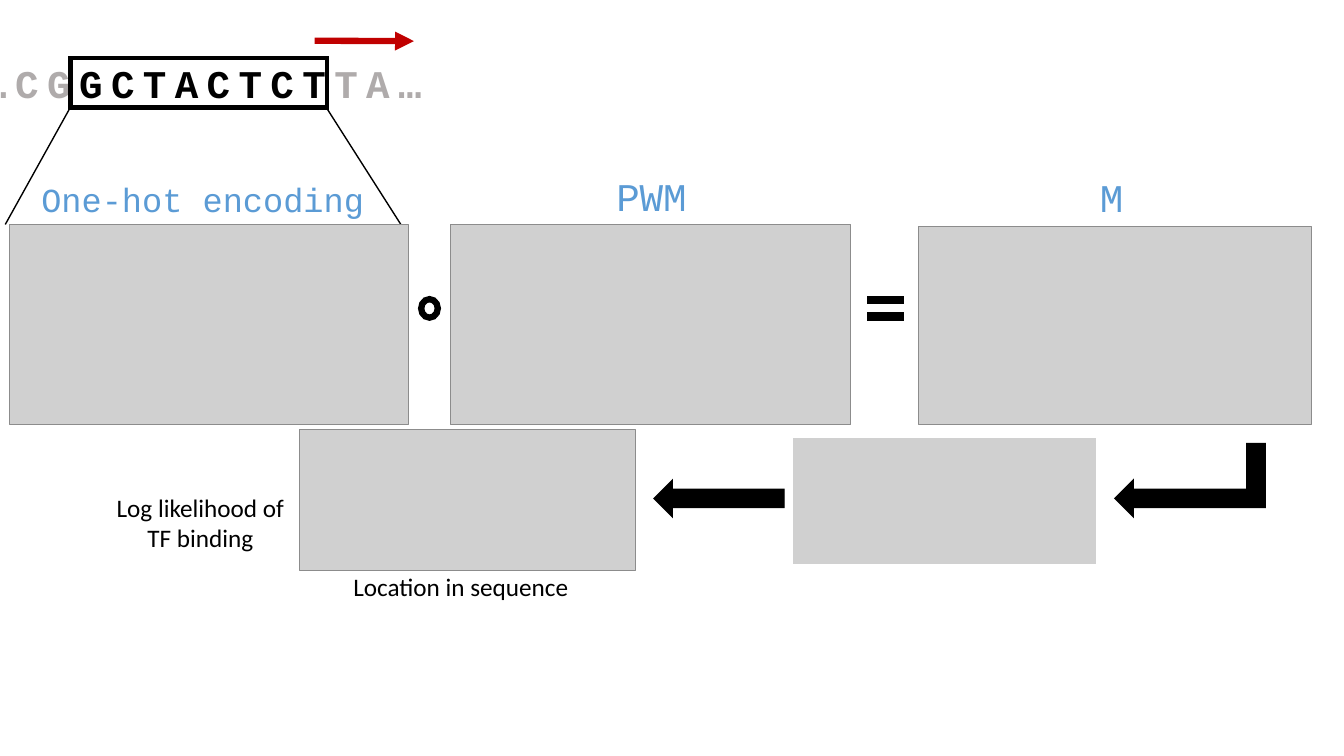
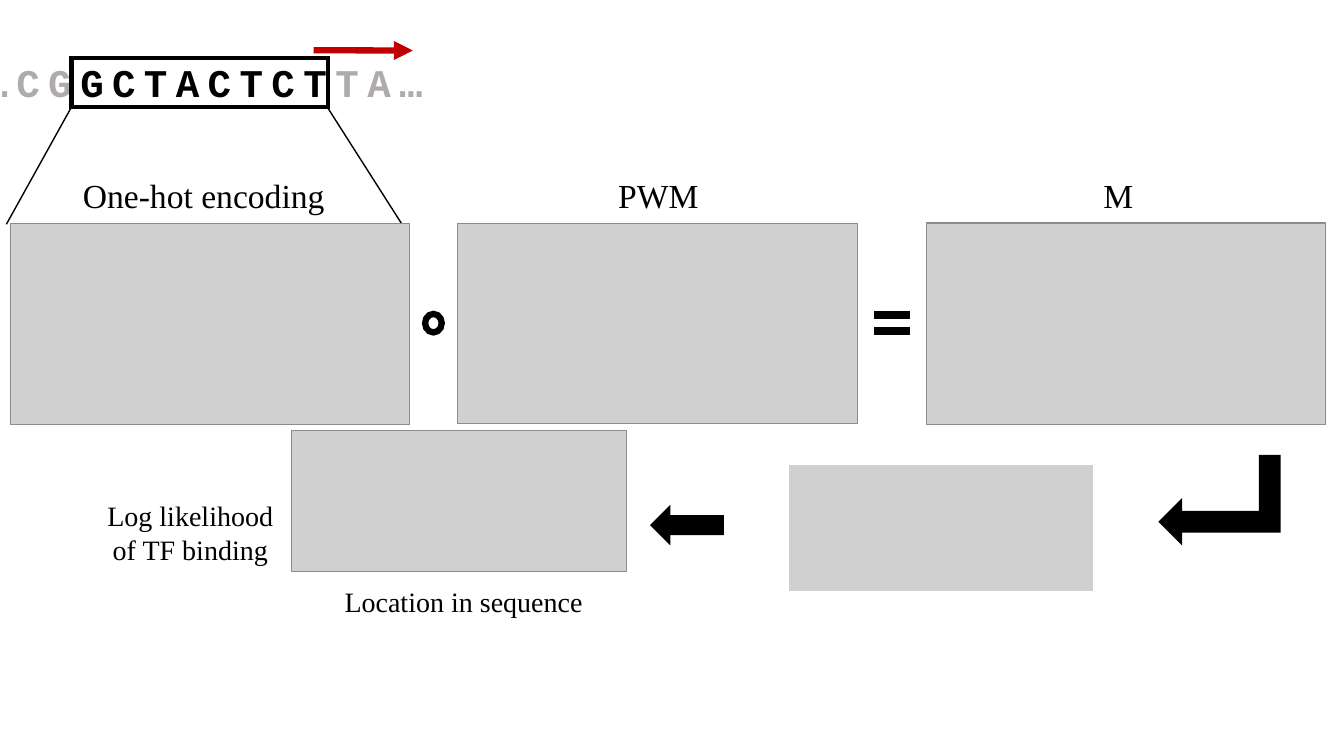
Before and after one commit to David-Taub/HOP-HMM, a slide deck: slide 5 of Help/Figures2.pptx (slide 6 before the commit). Drawn at 1344x756 pixels with LibreOffice and Linux fonts; fonts in the diff are those of the drawing; grey boxes stand for pictures. Boxes give left, top, right and bottom in pixels: in the first picture for what was removed or moved away, otherwise in the second. Text is boxed around its words. In the diff, an @@ line names an element or a change of style, - is before the commit and + after.

```diff
--- a/Help/Figures2.pptx
+++ b/Help/Figures2.pptx
@@ arrow moved from (315, 40) - (414, 41) to (314, 50) - (413, 50) @@
@@ text "One-hot encoding" at (83, 184, 324, 215): font Courier New to Times New Roman, text colour #5B9BD5 to #000000 @@
@@ text "PWM" at (618, 186, 698, 209): size 28 to 24 pt, font Courier New to Times New Roman, text colour #5B9BD5 to #000000 @@
@@ text "M" at (1103, 186, 1133, 208): size 28 to 24 pt, font Courier New to Times New Roman, text colour #5B9BD5 to #000000 @@
@@ picture: place and size @@
-picture at (451, 225, 851, 425)
+picture at (458, 223, 858, 423)
@@ picture: place and size @@
-picture at (920, 227, 1312, 424)
+picture at (927, 223, 1326, 424)
@@ ellipse: place and size @@
-ellipse at (421, 299, 438, 318)
+ellipse at (425, 314, 442, 332)
@@ math equal: place and size @@
-math equal at (862, 295, 910, 322)
+math equal at (868, 311, 917, 337)
@@ picture: place and size @@
-picture at (299, 430, 635, 571)
+picture at (291, 431, 627, 572)
@@ picture: place and size @@
-picture at (792, 438, 1097, 565)
+picture at (789, 465, 1094, 592)
@@ bent up arrow: place and size @@
-bent up arrow at (1115, 444, 1265, 517)
+bent up arrow at (1159, 456, 1280, 544)
@@ bent up arrow at (1159, 456, 1280, 544): proportions changed @@
@@ text "Log likelihood of TF binding": place and size @@
-text "Log likelihood of TF binding" at (117, 499, 284, 552)
+text "Log likelihood of TF binding" at (107, 506, 273, 566)
@@ text "Log likelihood of TF binding" at (107, 506, 273, 566): size 18 to 20 pt, font Calibri to Times New Roman @@
@@ left arrow: place and size @@
-left arrow at (654, 480, 784, 516)
+left arrow at (651, 506, 724, 543)
@@ text "Location in sequence" at (345, 593, 583, 618): size 18 to 20 pt, font Calibri to Times New Roman @@
@@ text "Location in sequence": place and size @@
-text "Location in sequence" at (353, 578, 568, 600)
+text "Location in sequence" at (345, 593, 583, 618)
```
Also in this commit, not shown: 2 other slides changed, 1 slide added, 3 slides removed, 29 other files.
